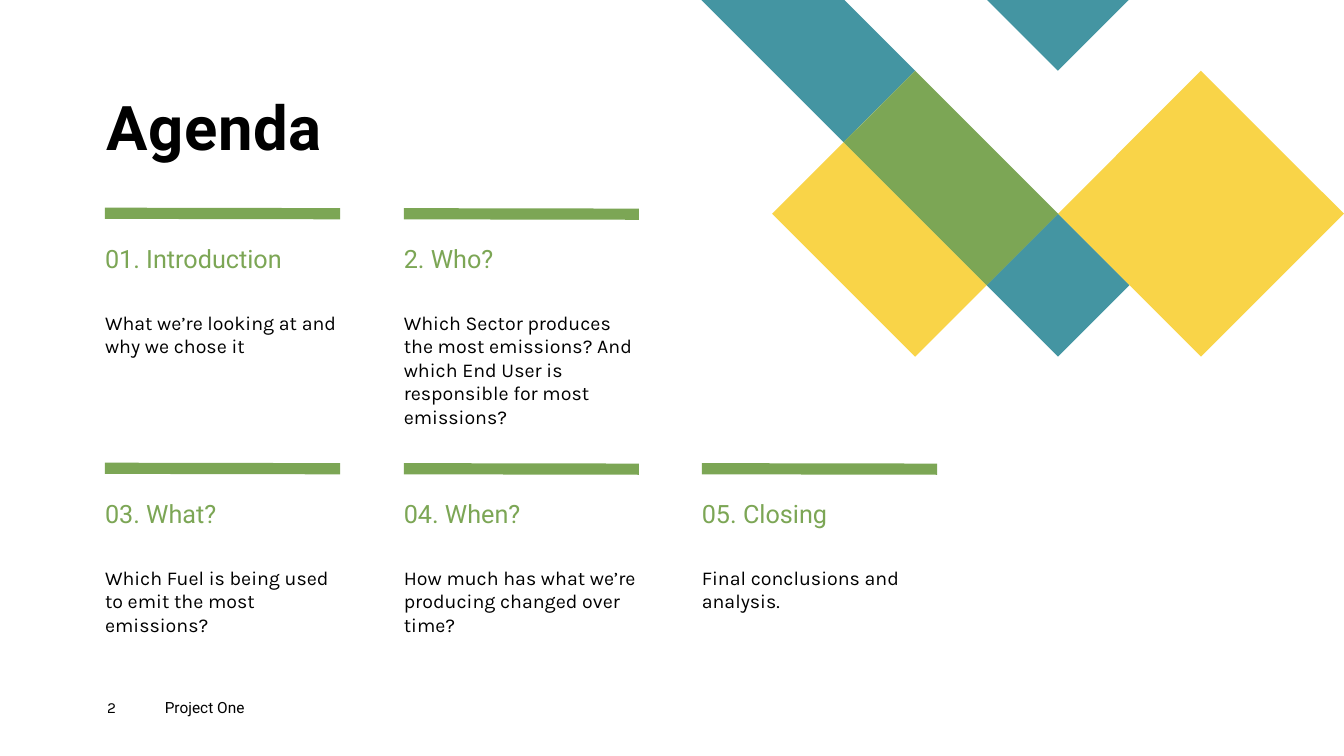
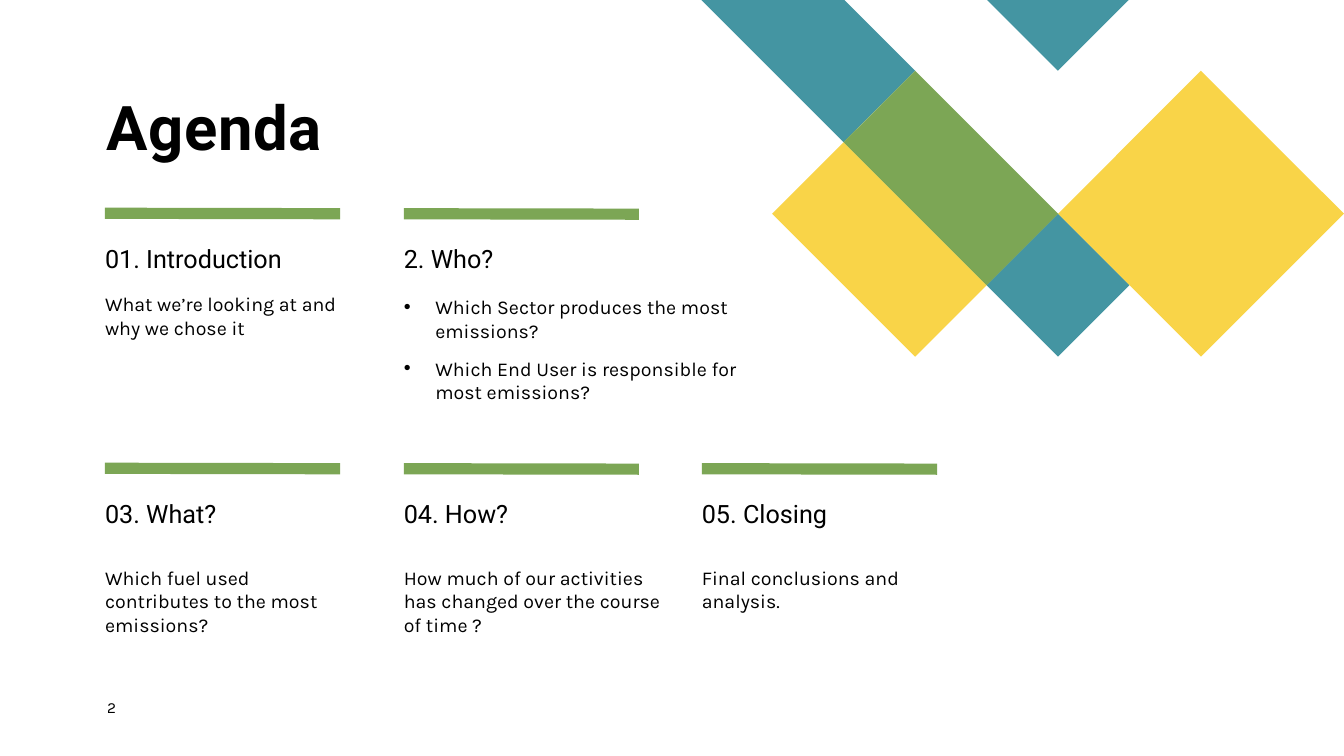
Before and after one commit to fbrowther/Global-Warming-UK-Greenhouse-Gas-Emissions, a slide deck: slide 2 of Project 1 FBRowther.pptx. Drawn at 1344x756 pixels with LibreOffice and Linux fonts; fonts in the diff are those of the drawing. Boxes give left, top, right and bottom in pixels: in the first picture for what was removed or moved away, otherwise in the second. Text is boxed around its words. In the diff, an @@ line names an element or a change of style, - is before the commit and + after.

```diff
--- a/Project 1 FBRowther.pptx
+++ b/Project 1 FBRowther.pptx
@@ text "What we’re looking at and ...": place and size @@
-text "What we’re looking at and ..." at <box>105,316,336,358</box>
+text "What we’re looking at and ..." at <box>105,297,336,340</box>
@@ text at <box>435,300,737,400</box>: text changed @@
-Which Sector produces the most emissions? And which End User is responsible for most emissions?
+• Which Sector produces the most emissions?
+• Which End User is responsible for most emissions?
@@ text at <box>404,505,508,524</box>: text changed; text colour #7CA655 to #000000 @@
-04. When?
+04. How?
@@ text colour #7CA655 to #000000 in 4 elements at <box>105,249,282,269</box>, <box>404,249,493,269</box>, <box>105,504,216,524</box>, <box>702,504,827,529</box> @@
@@ text at <box>105,571,318,633</box>: text changed @@
-Which Fuel is being used to emit the most emissions?
+Which fuel used contributes to the most emissions?
@@ text at <box>404,571,660,633</box>: text changed @@
-How much has what we’re producing changed over time?
+How much of our activities has changed over the course of time ?
@@ text removed at <box>165,702,244,717</box> @@
-Project One
```
Also in this commit, not shown: 5 other slides changed, 5 slides added, 2 slides removed, 17 other files.
